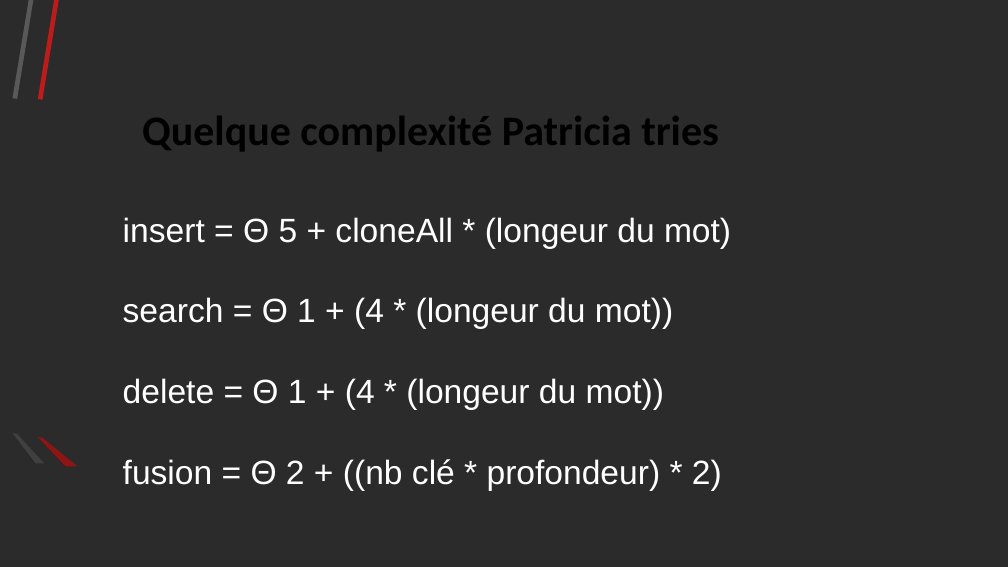
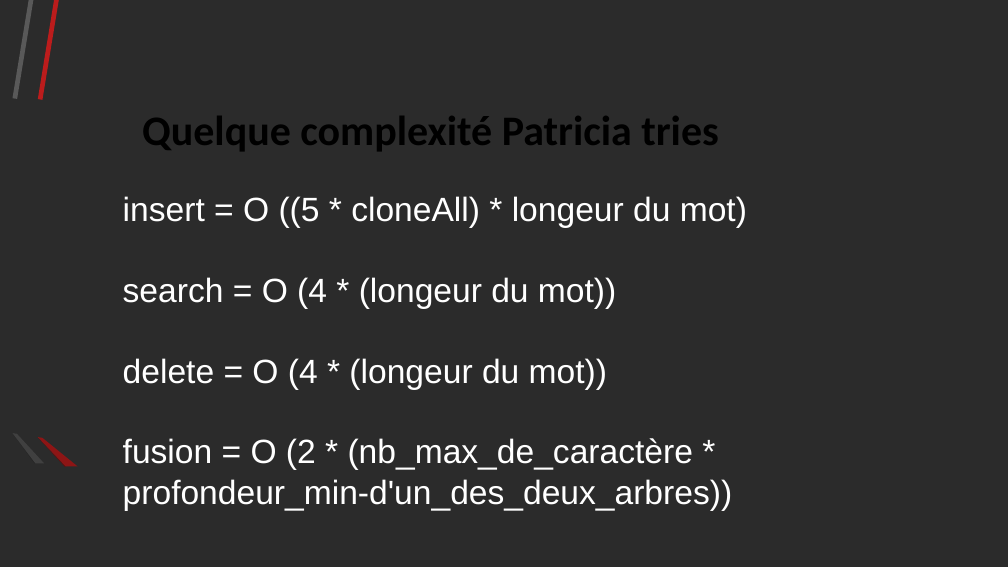
Before and after one commit to Ashmouth/Algav, a slide deck: slide 3 of Resources/Diapo.odp. Drawn at 1008x567 pixels with LibreOffice and Linux fonts; fonts in the diff are those of the drawing; background and template pictures are left out; a plain dark background stands for a picture behind light text. Boxes give left, top, right and bottom in pixels: in the first picture for what was removed or moved away, otherwise in the second. Text is boxed around its words. In the diff, an @@ line names an element or a change of style, - is before the commit and + after.

```diff
--- a/Resources/Diapo.odp
+++ b/Resources/Diapo.odp
@@ subtitle at (x1=123, y1=196, x2=747, y2=511): text changed @@
-insert = Θ 5 + cloneAll * (longeur du mot)
-search = Θ 1 + (4 * (longeur du mot))
-delete = Θ 1 + (4 * (longeur du mot))
-fusion = Θ 2 + ((nb clé * profondeur) * 2)
+insert = O ((5 * cloneAll) * longeur du mot)
+search = O (4 * (longeur du mot))
+delete = O (4 * (longeur du mot))
+fusion = O (2 * (nb_max_de_caractère * profondeur_min-d'un_des_deux_arbres))
```
Also in this commit, not shown: 3 other slides changed, 19 other files.
